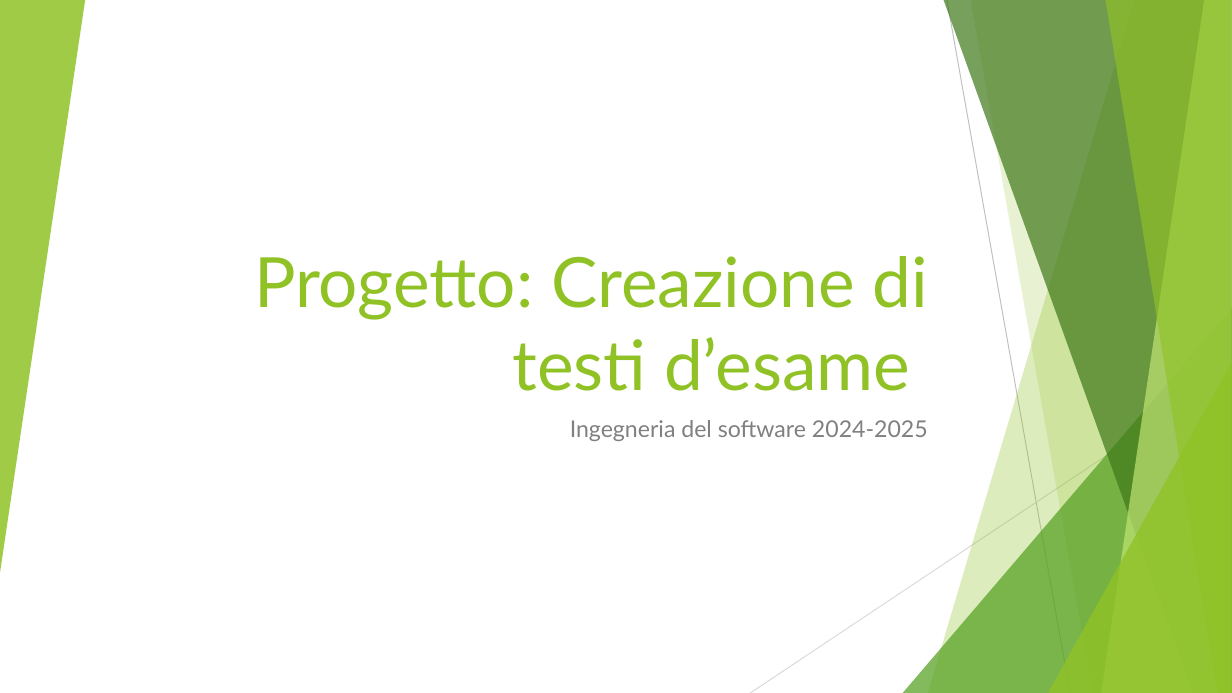
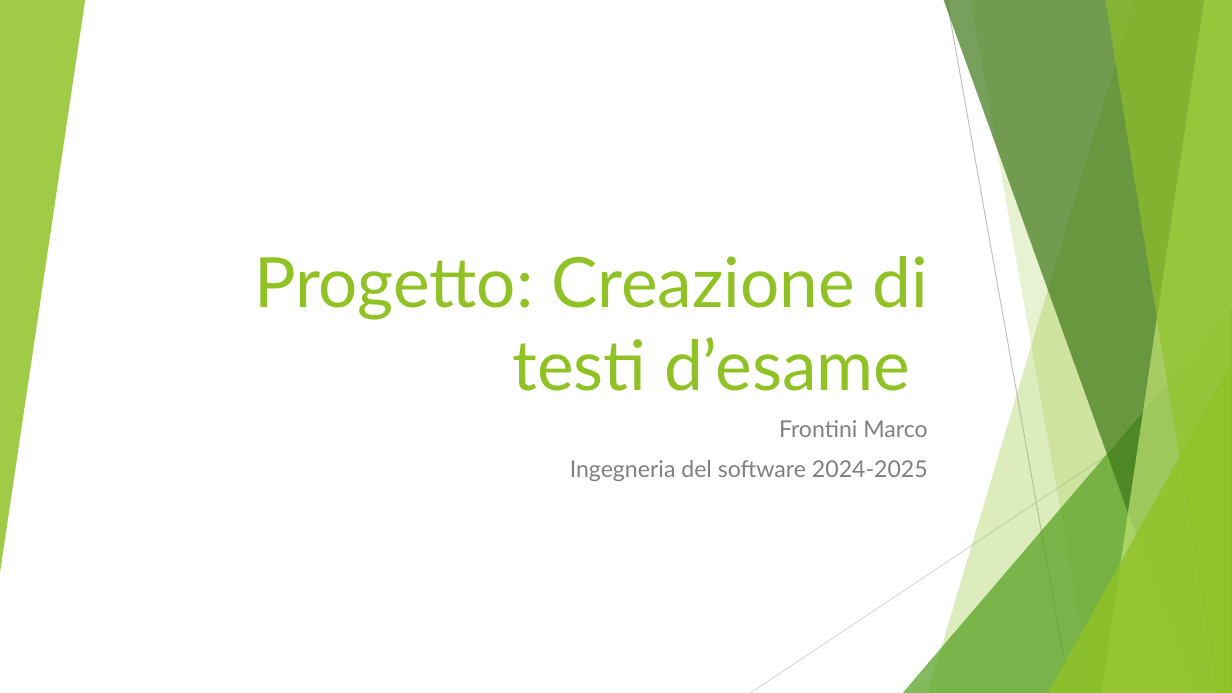
Before and after one commit to MarcoFrontini/Progetto_IdS_2024-2025, a slide deck: slide 1 of Documentazione/Presentazione.pptx. Drawn at 1232x693 pixels with LibreOffice and Linux fonts; fonts in the diff are those of the drawing. Boxes give left, top, right and bottom in pixels: in the first picture for what was removed or moved away, otherwise in the second. Text is boxed around its words. In the diff, an @@ line names an element or a change of style, - is before the commit and + after.

```diff
--- a/Documentazione/Presentazione.pptx
+++ b/Documentazione/Presentazione.pptx
@@ subtitle at (x1=779, y1=420, x2=927, y2=437): paragraph added @@
+Frontini Marco
```
Also in this commit, not shown: 3 other slides changed, 13 slides added, 1 slide removed.
